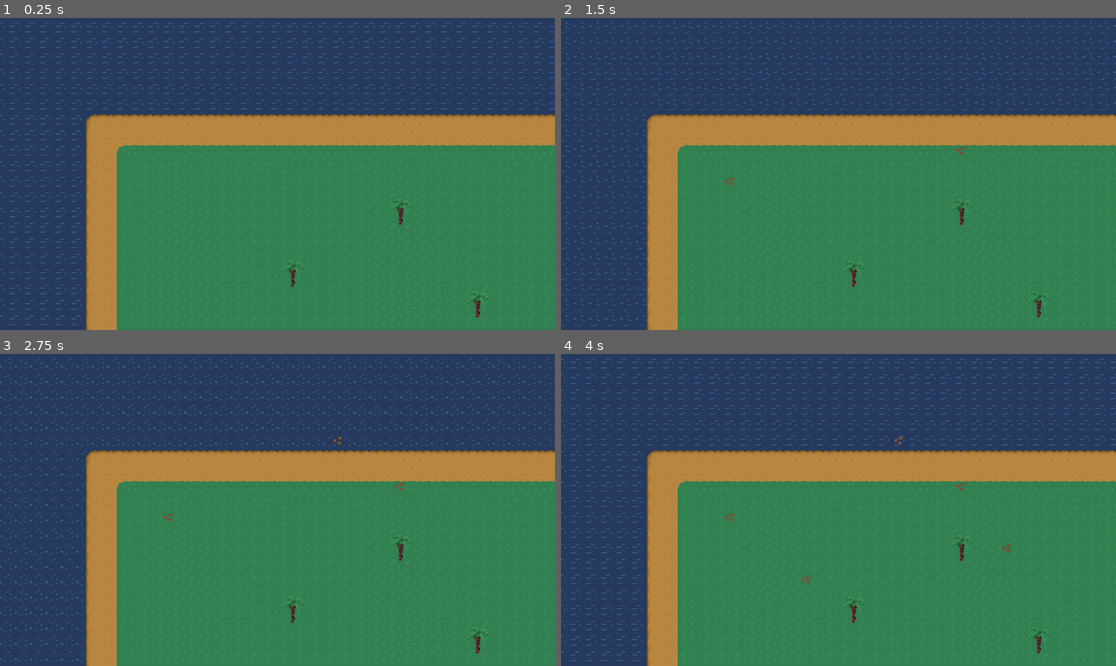
Above: before the commit, frames 1-4 (two rows, left to right).
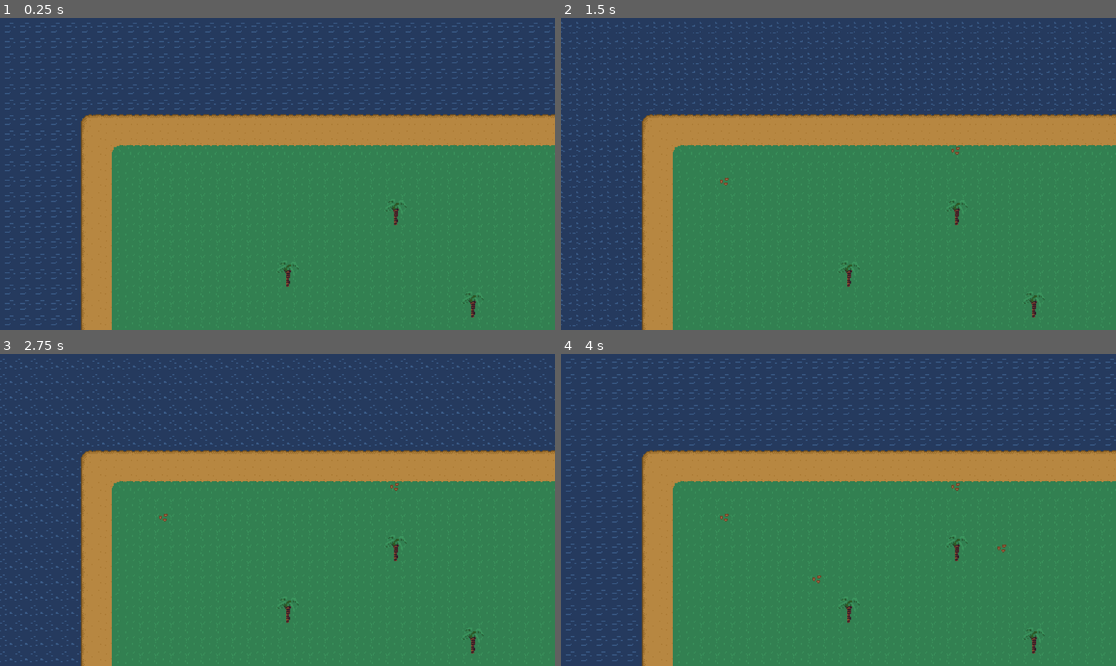
Above: after the commit, the same moments.

Repository: Malekitos/escape-protocol
Game: Godot game, scene res://Scenes/world.tscn
Same seed, same stepped clock (60 frames per second), same inputs: the game is played once before the commit and once after it.
Inputs (mouse positions are in pixels of both pictures, inside the frame that each line leads up to):
- Up to frame 1 (0.25 s): no input
- Up to frame 2 (1.5 s): tap Enter at 0.5 s; move the mouse to (960, 158) at 0.52 s; click (960, 158) at 0.6 s; tap Space at 1.25 s; move the mouse to (727, 189) at 1.27 s; click (727, 189) at 1.35 s
- Up to frame 3 (2.75 s): tap Enter at 2 s; move the mouse to (333, 441) at 2.02 s; click (333, 441) at 2.1 s
- Up to frame 4 (4 s): tap Space at 2.75 s; move the mouse to (810, 572) at 2.77 s; click (810, 572) at 2.85 s; tap Enter at 3.5 s; move the mouse to (1005, 556) at 3.52 s; click (1005, 556) at 3.6 s

The runs differ from the first frame. In frame 1, 7.1% of the frame differs, in the area x 0-100%, y 1-100%; in frame 2, 6.6%; in frame 3, 6.5%; in frame 4, 7.2%.

Commit message:
update place function

Diff:
--- a/Scenes/world.tscn
+++ b/Scenes/world.tscn
@@ -107,22 +107,26 @@
 0:6/0/terrain_set = 2
 0:6/0/terrain = 0
 0:6/0/terrains_peering_bit/bottom_side = 0
+0:6/0/custom_data_0 = true
 1:6/0 = 0
 1:6/0/terrain_set = 2
 1:6/0/terrain = 0
 1:6/0/terrains_peering_bit/right_side = 0
 1:6/0/terrains_peering_bit/bottom_side = 0
+1:6/0/custom_data_0 = true
 2:6/0 = 0
 2:6/0/terrain_set = 2
 2:6/0/terrain = 0
 2:6/0/terrains_peering_bit/right_side = 0
 2:6/0/terrains_peering_bit/bottom_side = 0
 2:6/0/terrains_peering_bit/left_side = 0
+2:6/0/custom_data_0 = true
 3:6/0 = 0
 3:6/0/terrain_set = 2
 3:6/0/terrain = 0
 3:6/0/terrains_peering_bit/bottom_side = 0
 3:6/0/terrains_peering_bit/left_side = 0
+3:6/0/custom_data_0 = true
 4:6/0 = 0
 4:6/0/terrain_set = 2
 4:6/0/terrain = 0
@@ -131,6 +135,7 @@
 4:6/0/terrains_peering_bit/left_side = 0
 4:6/0/terrains_peering_bit/top_left_corner = 0
 4:6/0/terrains_peering_bit/top_side = 0
+4:6/0/custom_data_0 = true
 5:6/0 = 0
 5:6/0/terrain_set = 2
 5:6/0/terrain = 0
@@ -138,6 +143,7 @@
 5:6/0/terrains_peering_bit/bottom_right_corner = 0
 5:6/0/terrains_peering_bit/bottom_side = 0
 5:6/0/terrains_peering_bit/left_side = 0
+5:6/0/custom_data_0 = true
 6:6/0 = 0
 6:6/0/terrain_set = 2
 6:6/0/terrain = 0
@@ -145,6 +151,7 @@
 6:6/0/terrains_peering_bit/bottom_side = 0
 6:6/0/terrains_peering_bit/bottom_left_corner = 0
 6:6/0/terrains_peering_bit/left_side = 0
+6:6/0/custom_data_0 = true
 7:6/0 = 0
 7:6/0/terrain_set = 2
 7:6/0/terrain = 0
@@ -153,12 +160,14 @@
 7:6/0/terrains_peering_bit/left_side = 0
 7:6/0/terrains_peering_bit/top_side = 0
 7:6/0/terrains_peering_bit/top_right_corner = 0
+7:6/0/custom_data_0 = true
 8:6/0 = 0
 8:6/0/terrain_set = 2
 8:6/0/terrain = 0
 8:6/0/terrains_peering_bit/right_side = 0
 8:6/0/terrains_peering_bit/bottom_right_corner = 0
 8:6/0/terrains_peering_bit/bottom_side = 0
+8:6/0/custom_data_0 = true
 9:6/0 = 0
 9:6/0/terrain_set = 2
 9:6/0/terrain = 0
@@ -168,6 +177,7 @@
 9:6/0/terrains_peering_bit/bottom_left_corner = 0
 9:6/0/terrains_peering_bit/left_side = 0
 9:6/0/terrains_peering_bit/top_side = 0
+9:6/0/custom_data_0 = true
 10:6/0 = 0
 10:6/0/terrain_set = 2
 10:6/0/terrain = 0
@@ -176,12 +186,14 @@
 10:6/0/terrains_peering_bit/bottom_side = 0
 10:6/0/terrains_peering_bit/bottom_left_corner = 0
 10:6/0/terrains_peering_bit/left_side = 0
+10:6/0/custom_data_0 = true
 11:6/0 = 0
 11:6/0/terrain_set = 2
 11:6/0/terrain = 0
 11:6/0/terrains_peering_bit/bottom_side = 0
 11:6/0/terrains_peering_bit/bottom_left_corner = 0
 11:6/0/terrains_peering_bit/left_side = 0
+11:6/0/custom_data_0 = true
 12:6/0 = 0
 13:6/0 = 0
 14:6/0 = 0
@@ -193,12 +205,14 @@
 0:7/0/terrain = 0
 0:7/0/terrains_peering_bit/bottom_side = 0
 0:7/0/terrains_peering_bit/top_side = 0
+0:7/0/custom_data_0 = true
 1:7/0 = 0
 1:7/0/terrain_set = 2
 1:7/0/terrain = 0
 1:7/0/terrains_peering_bit/right_side = 0
 1:7/0/terrains_peering_bit/bottom_side = 0
 1:7/0/terrains_peering_bit/top_side = 0
+1:7/0/custom_data_0 = true
 2:7/0 = 0
 2:7/0/terrain_set = 2
 2:7/0/terrain = 0
@@ -206,12 +220,14 @@
 2:7/0/terrains_peering_bit/bottom_side = 0
 2:7/0/terrains_peering_bit/left_side = 0
 2:7/0/terrains_peering_bit/top_side = 0
+2:7/0/custom_data_0 = true
 3:7/0 = 0
 3:7/0/terrain_set = 2
 3:7/0/terrain = 0
 3:7/0/terrains_peering_bit/bottom_side = 0
 3:7/0/terrains_peering_bit/left_side = 0
 3:7/0/terrains_peering_bit/top_side = 0
+3:7/0/custom_data_0 = true
 4:7/0 = 0
 4:7/0/terrain_set = 2
 4:7/0/terrain = 0
@@ -219,6 +235,7 @@
 4:7/0/terrains_peering_bit/bottom_right_corner = 0
 4:7/0/terrains_peering_bit/bottom_side = 0
 4:7/0/terrains_peering_bit/top_side = 0
+4:7/0/custom_data_0 = true
 5:7/0 = 0
 5:7/0/terrain_set = 2
 5:7/0/terrain = 0
@@ -229,6 +246,7 @@
 5:7/0/terrains_peering_bit/left_side = 0
 5:7/0/terrains_peering_bit/top_side = 0
 5:7/0/terrains_peering_bit/top_right_corner = 0
+5:7/0/custom_data_0 = true
 6:7/0 = 0
 6:7/0/terrain_set = 2
 6:7/0/terrain = 0
@@ -239,6 +257,7 @@
 6:7/0/terrains_peering_bit/left_side = 0
 6:7/0/terrains_peering_bit/top_left_corner = 0
 6:7/0/terrains_peering_bit/top_side = 0
+6:7/0/custom_data_0 = true
 7:7/0 = 0
 7:7/0/terrain_set = 2
 7:7/0/terrain = 0
@@ -246,6 +265,7 @@
 7:7/0/terrains_peering_bit/bottom_left_corner = 0
 7:7/0/terrains_peering_bit/left_side = 0
 7:7/0/terrains_peering_bit/top_side = 0
+7:7/0/custom_data_0 = true
 8:7/0 = 0
 8:7/0/terrain_set = 2
 8:7/0/terrain = 0
@@ -254,6 +274,7 @@
 8:7/0/terrains_peering_bit/bottom_side = 0
 8:7/0/terrains_peering_bit/top_side = 0
 8:7/0/terrains_peering_bit/top_right_corner = 0
+8:7/0/custom_data_0 = true
 9:7/0 = 0
 9:7/0/terrain_set = 2
 9:7/0/terrain = 0
@@ -263,6 +284,7 @@
 9:7/0/terrains_peering_bit/left_side = 0
 9:7/0/terrains_peering_bit/top_side = 0
 9:7/0/terrains_peering_bit/top_right_corner = 0
+9:7/0/custom_data_0 = true
 10:7/0 = 0
 10:7/0/terrain_set = 2
 11:7/0 = 0
@@ -274,6 +296,7 @@
 11:7/0/terrains_peering_bit/left_side = 0
 11:7/0/terrains_peering_bit/top_left_corner = 0
 11:7/0/terrains_peering_bit/top_side = 0
+11:7/0/custom_data_0 = true
 12:7/0 = 0
 13:7/0 = 0
 14:7/0 = 0
@@ -284,22 +307,26 @@
 0:8/0/terrain_set = 2
 0:8/0/terrain = 0
 0:8/0/terrains_peering_bit/top_side = 0
+0:8/0/custom_data_0 = true
 1:8/0 = 0
 1:8/0/terrain_set = 2
 1:8/0/terrain = 0
 1:8/0/terrains_peering_bit/right_side = 0
 1:8/0/terrains_peering_bit/top_side = 0
+1:8/0/custom_data_0 = true
 2:8/0 = 0
 2:8/0/terrain_set = 2
 2:8/0/terrain = 0
 2:8/0/terrains_peering_bit/right_side = 0
 2:8/0/terrains_peering_bit/left_side = 0
 2:8/0/terrains_peering_bit/top_side = 0
+2:8/0/custom_data_0 = true
 3:8/0 = 0
 3:8/0/terrain_set = 2
 3:8/0/terrain = 0
 3:8/0/terrains_peering_bit/left_side = 0
 3:8/0/terrains_peering_bit/top_side = 0
+3:8/0/custom_data_0 = true
 4:8/0 = 0
 4:8/0/terrain_set = 2
 4:8/0/terrain = 0
@@ -307,6 +334,7 @@
 4:8/0/terrains_peering_bit/bottom_side = 0
 4:8/0/terrains_peering_bit/top_side = 0
 4:8/0/terrains_peering_bit/top_right_corner = 0
+4:8/0/custom_data_0 = true
 5:8/0 = 0
 5:8/0/terrain_set = 2
 5:8/0/terrain = 0
@@ -317,6 +345,7 @@
 5:8/0/terrains_peering_bit/top_left_corner = 0
 5:8/0/terrains_peering_bit/top_side = 0
 5:8/0/terrains_peering_bit/top_right_corner = 0
+5:8/0/custom_data_0 = true
 6:8/0 = 0
 6:8/0/terrain_set = 2
 6:8/0/terrain = 0
@@ -327,6 +356,7 @@
 6:8/0/terrains_peering_bit/top_left_corner = 0
 6:8/0/terrains_peering_bit/top_side = 0
 6:8/0/terrains_peering_bit/top_right_corner = 0
+6:8/0/custom_data_0 = true
 7:8/0 = 0
 7:8/0/terrain_set = 2
 7:8/0/terrain = 0
@@ -334,6 +364,7 @@
 7:8/0/terrains_peering_bit/left_side = 0
 7:8/0/terrains_peering_bit/top_left_corner = 0
 7:8/0/terrains_peering_bit/top_side = 0
+7:8/0/custom_data_0 = true
 8:8/0 = 0
 8:8/0/terrain_set = 2
 8:8/0/terrain = 0
@@ -343,6 +374,7 @@
 8:8/0/terrains_peering_bit/left_side = 0
 8:8/0/terrains_peering_bit/top_side = 0
 8:8/0/terrains_peering_bit/top_right_corner = 0
+8:8/0/custom_data_0 = true
 9:8/0 = 0
 9:8/0/terrain_set = 2
 9:8/0/terrain = 0
@@ -354,6 +386,7 @@
 9:8/0/terrains_peering_bit/top_left_corner = 0
 9:8/0/terrains_peering_bit/top_side = 0
 9:8/0/terrains_peering_bit/top_right_corner = 0
+9:8/0/custom_data_0 = true
 10:8/0 = 0
 10:8/0/terrain_set = 2
 10:8/0/terrain = 0
@@ -363,6 +396,7 @@
 10:8/0/terrains_peering_bit/left_side = 0
 10:8/0/terrains_peering_bit/top_left_corner = 0
 10:8/0/terrains_peering_bit/top_side = 0
+10:8/0/custom_data_0 = true
 11:8/0 = 0
 11:8/0/terrain_set = 2
 11:8/0/terrain = 0
@@ -371,6 +405,7 @@
 11:8/0/terrains_peering_bit/left_side = 0
 11:8/0/terrains_peering_bit/top_left_corner = 0
 11:8/0/terrains_peering_bit/top_side = 0
+11:8/0/custom_data_0 = true
 12:8/0 = 0
 13:8/0 = 0
 15:8/0 = 0
@@ -379,19 +414,23 @@
 0:9/0 = 0
 0:9/0/terrain_set = 2
 0:9/0/terrain = 0
+0:9/0/custom_data_0 = true
 1:9/0 = 0
 1:9/0/terrain_set = 2
 1:9/0/terrain = 0
 1:9/0/terrains_peering_bit/right_side = 0
+1:9/0/custom_data_0 = true
 2:9/0 = 0
 2:9/0/terrain_set = 2
 2:9/0/terrain = 0
 2:9/0/terrains_peering_bit/right_side = 0
 2:9/0/terrains_peering_bit/left_side = 0
+2:9/0/custom_data_0 = true
 3:9/0 = 0
 3:9/0/terrain_set = 2
 3:9/0/terrain = 0
 3:9/0/terrains_peering_bit/left_side = 0
+3:9/0/custom_data_0 = true
 4:9/0 = 0
 4:9/0/terrain_set = 2
 4:9/0/terrain = 0
@@ -400,6 +439,7 @@
 4:9/0/terrains_peering_bit/bottom_left_corner = 0
 4:9/0/terrains_peering_bit/left_side = 0
 4:9/0/terrains_peering_bit/top_side = 0
+4:9/0/custom_data_0 = true
 5:9/0 = 0
 5:9/0/terrain_set = 2
 5:9/0/terrain = 0
@@ -407,6 +447,7 @@
 5:9/0/terrains_peering_bit/left_side = 0
 5:9/0/terrains_peering_bit/top_side = 0
 5:9/0/terrains_peering_bit/top_right_corner = 0
+5:9/0/custom_data_0 = true
 6:9/0 = 0
 6:9/0/terrain_set = 2
 6:9/0/terrain = 0
@@ -414,6 +455,7 @@
 6:9/0/terrains_peering_bit/left_side = 0
 6:9/0/terrains_peering_bit/top_left_corner = 0
 6:9/0/terrains_peering_bit/top_side = 0
+6:9/0/custom_data_0 = true
 7:9/0 = 0
 7:9/0/terrain_set = 2
 7:9/0/terrain = 0
@@ -422,12 +464,14 @@
 7:9/0/terrains_peering_bit/bottom_side = 0
 7:9/0/terrains_peering_bit/left_side = 0
 7:9/0/terrains_peering_bit/top_side = 0
+7:9/0/custom_data_0 = true
 8:9/0 = 0
 8:9/0/terrain_set = 2
 8:9/0/terrain = 0
 8:9/0/terrains_peering_bit/right_side = 0
 8:9/0/terrains_peering_bit/top_side = 0
 8:9/0/terrains_peering_bit/top_right_corner = 0
+8:9/0/custom_data_0 = true
 9:9/0 = 0
 9:9/0/terrain_set = 2
 9:9/0/terrain = 0
@@ -436,6 +480,7 @@
 9:9/0/terrains_peering_bit/top_left_corner = 0
 9:9/0/terrains_peering_bit/top_side = 0
 9:9/0/terrains_peering_bit/top_right_corner = 0
+9:9/0/custom_data_0 = true
 10:9/0 = 0
 10:9/0/terrain_set = 2
 10:9/0/terrain = 0
@@ -445,12 +490,14 @@
 10:9/0/terrains_peering_bit/top_left_corner = 0
 10:9/0/terrains_peering_bit/top_side = 0
 10:9/0/terrains_peering_bit/top_right_corner = 0
+10:9/0/custom_data_0 = true
 11:9/0 = 0
 11:9/0/terrain_set = 2
 11:9/0/terrain = 0
 11:9/0/terrains_peering_bit/left_side = 0
 11:9/0/terrains_peering_bit/top_left_corner = 0
 11:9/0/terrains_peering_bit/top_side = 0
+11:9/0/custom_data_0 = true
 12:9/0 = 0
 13:9/0 = 0
 15:9/0 = 0
@@ -1182,6 +1229,8 @@
 terrain_set_2/mode = 0
 terrain_set_2/terrain_0/name = "grass_on_sand 0"
 terrain_set_2/terrain_0/color = Color(1, 0.0862745, 0.0313726, 1)
+custom_data_layer_0/name = "can_place"
+custom_data_layer_0/type = 1
 sources/0 = SubResource("TileSetAtlasSource_3ksub")
 
 [node name="world" type="Node2D"]
@@ -1199,6 +1248,6 @@
 layer_2/tile_data = PackedInt32Array(524300, 589824, 0, 393216, 589824, 0, 131079, 589824, 0)
 
 [node name="Camera2D" type="Camera2D" parent="."]
-position = Vector2(-4, -1)
+position = Vector2(1, -1)
 scale = Vector2(7.68, 1)
 zoom = Vector2(2, 2)
--- a/Scripts/world.gd
+++ b/Scripts/world.gd
@@ -2,7 +2,9 @@
 
 @onready var tile_map = $TileMap
 
+var ground_layer = 1
 var enviroment_layer = 2
+var can_place_custom_data = "can_place"
 
 func _ready() -> void:
 	pass # Replace with function body.
@@ -15,5 +17,9 @@
 		var tile_mouse_pos = tile_map.local_to_map(mouse_position)
 		var source_id = 0
 		var atlas_coord = Vector2i(11,1)
+		var tile_data = tile_map.get_cell_tile_data(ground_layer, tile_mouse_pos)
 
-		tile_map.set_cell(enviroment_layer, tile_mouse_pos, source_id, atlas_coord)
+		if tile_data:
+			var can_place = tile_data.get_custom_data(can_place_custom_data)
+			if can_place:
+				tile_map.set_cell(enviroment_layer, tile_mouse_pos, source_id, atlas_coord)
